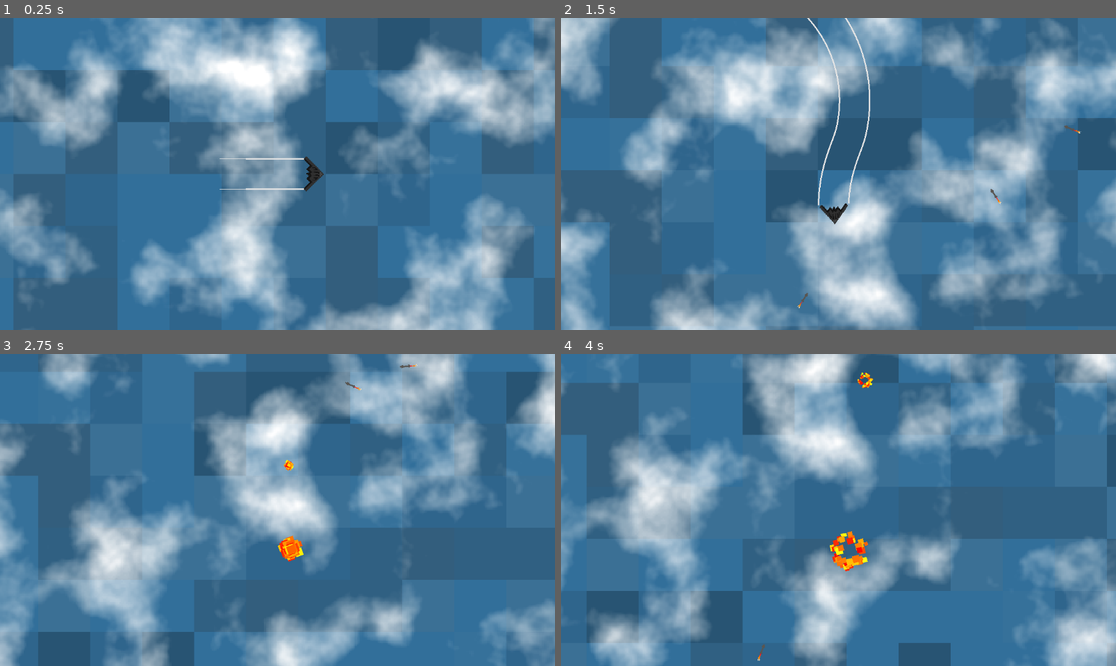
Above: before the commit, frames 1-4 (two rows, left to right).
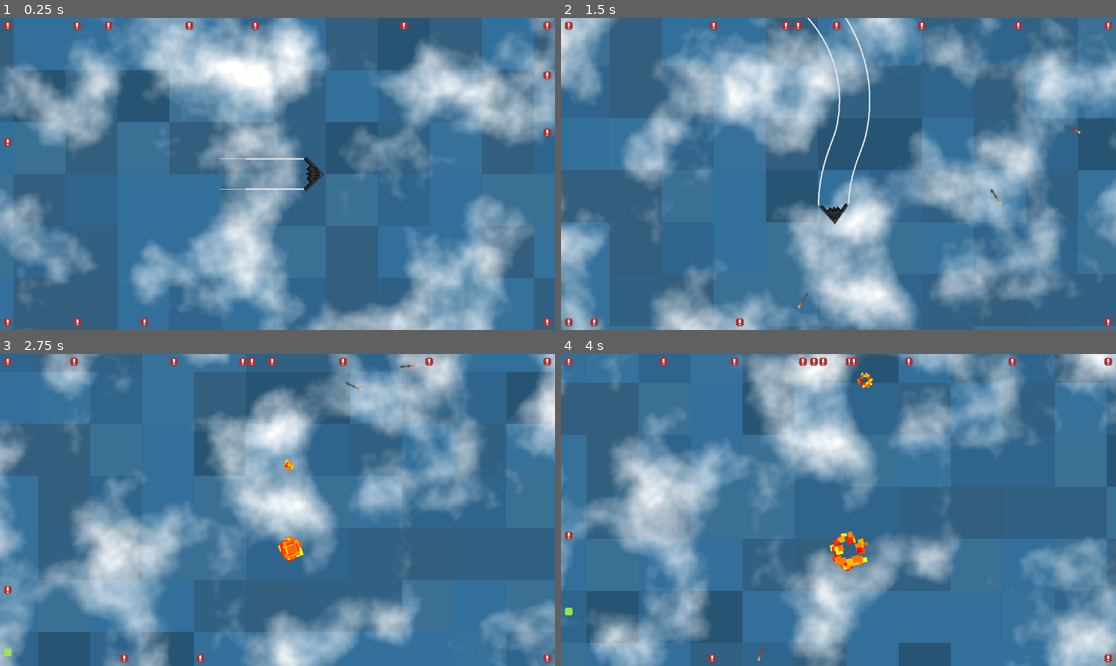
Above: after the commit, the same moments.

Repository: Godot-With-Me/EndlessFlying
Game: Godot game, scene res://Scenes/main.tscn
Same seed, same stepped clock (60 frames per second), same inputs: the game is played once before the commit and once after it.
Inputs:
- Up to frame 1 (0.25 s): no input
- Up to frame 2 (1.5 s): hold D (move_right) 0.53-1.28 s; hold Space (drop) 0.53-1.28 s; hold A (move_left) from 1.28 s (still down); tap Space (drop) at 1.35 s
- Up to frame 3 (2.75 s): release A (move_left) at 2.03 s; hold D (move_right) from 2.03 s (still down); hold Space (drop) from 2.03 s (still down)
- Up to frame 4 (4 s): release Space (drop) at 2.78 s; tap Space (drop) at 2.85 s; release D (move_right) at 3.53 s; hold A (move_left) from 3.53 s (still down); hold Space (drop) from 3.53 s (still down)

The runs differ from the first frame. In frame 1, 0.5% of the frame differs, in the area x 0-100%, y 1-99%; in frame 2, 0.4%; in frame 3, 0.5%; in frame 4, 0.5%.

Commit message:
Tracker UI

Diff:
--- /dev/null
+++ b/VideoFlying/Scenes/Templates/warning.tscn
@@ -0,0 +1,8 @@
+[gd_scene load_steps=2 format=3 uid="uid://c2rvqkv357qs8"]
+
+[ext_resource type="Texture2D" uid="uid://b1nduw7v3qgne" path="res://Assets/warning.png" id="1_muhav"]
+
+[node name="TextureRect" type="TextureRect"]
+offset_right = 16.0
+offset_bottom = 16.0
+texture = ExtResource("1_muhav")
--- /dev/null
+++ b/VideoFlying/Scenes/UI.tscn
@@ -0,0 +1,12 @@
+[gd_scene load_steps=3 format=3 uid="uid://d3pvb4tlkqpom"]
+
+[ext_resource type="Script" path="res://Scripts/UI.gd" id="1_v16rq"]
+[ext_resource type="Texture2D" uid="uid://bndgvtcmnhv3p" path="res://Assets/marker.png" id="2_85foe"]
+
+[node name="CanvasLayer" type="CanvasLayer"]
+script = ExtResource("1_v16rq")
+
+[node name="Marker" type="TextureRect" parent="."]
+offset_right = 16.0
+offset_bottom = 16.0
+texture = ExtResource("2_85foe")
--- a/VideoFlying/Scenes/main.tscn
+++ b/VideoFlying/Scenes/main.tscn
@@ -1,9 +1,10 @@
-[gd_scene load_steps=9 format=3 uid="uid://cx0pjcqpdet4n"]
+[gd_scene load_steps=10 format=3 uid="uid://cx0pjcqpdet4n"]
 
 [ext_resource type="PackedScene" uid="uid://qmypo8skp7ok" path="res://Scenes/airplane.tscn" id="1_rcvl6"]
 [ext_resource type="Script" path="res://Scripts/GameManager.gd" id="1_vsgul"]
 [ext_resource type="Texture2D" uid="uid://c77nv3twq0r" path="res://Assets/water.png" id="2_gc3ao"]
 [ext_resource type="Shader" path="res://AdditionalAssets/clouds.gdshader" id="4_n0mex"]
+[ext_resource type="PackedScene" uid="uid://d3pvb4tlkqpom" path="res://Scenes/UI.tscn" id="5_rxaif"]
 
 [sub_resource type="Gradient" id="Gradient_6i6hv"]
 
@@ -46,3 +47,5 @@
 material = SubResource("ShaderMaterial_nqokl")
 offset_right = 40.0
 offset_bottom = 40.0
+
+[node name="CanvasLayer" parent="." instance=ExtResource("5_rxaif")]
--- a/VideoFlying/Scripts/GameManager.gd
+++ b/VideoFlying/Scripts/GameManager.gd
@@ -4,6 +4,7 @@
 const MISSILE = preload("res://Scenes/missile.tscn")
 
 @onready var airplane = %Airplane
+@onready var canvas_layer = $CanvasLayer
 
 @onready var ground = $ParallaxBackground/Ground
 @onready var sprite_ground = $ParallaxBackground/Ground/Sprite2D
@@ -13,14 +14,11 @@
 
 var score = 0
 
-var temp
-
 func _ready():
 	spawn_new_objective()
 	spawn_new_missile(20, 20)
 
 func _process(_delta):
-	#print(str(airplane.global_position) + " " + str(temp.global_position))
 	var screen_max_size = max(get_viewport().get_visible_rect().size.x, get_viewport().get_visible_rect().size.y)
 
 	ground.motion_mirroring = Vector2(screen_max_size, screen_max_size)
@@ -42,7 +40,9 @@
 	var active_objective = OBJECTIVE.instantiate()
 	add_child(active_objective)
 	active_objective.global_position = spawn_position
-	temp = active_objective
+
+	canvas_layer.set_objective_pos(spawn_position)
+	print(spawn_position)
 
 func objective_done():
 	spawn_new_objective()
@@ -61,3 +61,7 @@
 		var offset = Vector2.from_angle(direction) * distance
 
 		instance.global_position = airplane.global_position + offset
+
+		instance.set_canvas_node(canvas_layer)
+
+		canvas_layer.add_missile(instance)
--- /dev/null
+++ b/VideoFlying/Scripts/UI.gd
@@ -0,0 +1,47 @@
+extends CanvasLayer
+
+const SCREEN_MARGIN_START = 8
+const SCREEN_MARGIN_END = 24
+
+@onready var marker = $Marker
+@onready var airplane = %Airplane
+
+const WARNING = preload("res://Scenes/Templates/warning.tscn")
+
+var objective_pos : Vector2
+
+var screen_size
+
+var missiles = {}
+
+func _process(delta):
+	screen_size = get_viewport().get_visible_rect().size
+	set_marker_pos(objective_pos, marker)
+	for node_path in missiles:
+		set_marker_pos(node_path.global_position, missiles[node_path])
+
+func set_marker_pos(obj_pos, ui_node):
+	var direction = (obj_pos - airplane.get_node("Camera2D").get_screen_center_position()) * airplane.get_node("Camera2D").zoom.x
+	var target_position = direction + screen_size / 2 - Vector2(8, 8)
+
+	target_position.x = clamp(target_position.x, SCREEN_MARGIN_START, screen_size.x - SCREEN_MARGIN_END)
+	target_position.y = clamp(target_position.y, SCREEN_MARGIN_START, screen_size.y - SCREEN_MARGIN_END)
+
+	if target_position.x > SCREEN_MARGIN_START && target_position.x < screen_size.x - SCREEN_MARGIN_END && target_position.y > SCREEN_MARGIN_START && target_position.y < screen_size.y - SCREEN_MARGIN_END:
+		ui_node.visible = false
+	else:
+		ui_node.visible = true
+
+	ui_node.position = target_position
+
+func set_objective_pos(pos):
+	objective_pos = pos
+
+func add_missile(node):
+	var instance = WARNING.instantiate()
+	add_child(instance)
+	missiles[node] = instance
+
+func remove_missile(node):
+	missiles[node].queue_free()
+	missiles.erase(node)
--- a/VideoFlying/Scripts/missile.gd
+++ b/VideoFlying/Scripts/missile.gd
@@ -7,6 +7,8 @@
 var steering_angle
 
 var dead = false
+
+var canvas_layer
 
 # Called when the node enters the scene tree for the first time.
 func _ready():
@@ -41,6 +43,7 @@
 		explosion()
 
 func explosion():
+	canvas_layer.remove_missile(self)
 	dead = true
 	$CollisionShape2D.call_deferred("set_disabled", true)
 	$Explosion.emitting = true
@@ -68,3 +71,6 @@
 			force += (global_position - missile.global_position).normalized() / distance
 
 	return force * SEPARATION_STRENGTH
+
+func set_canvas_node(node):
+	canvas_layer = node
